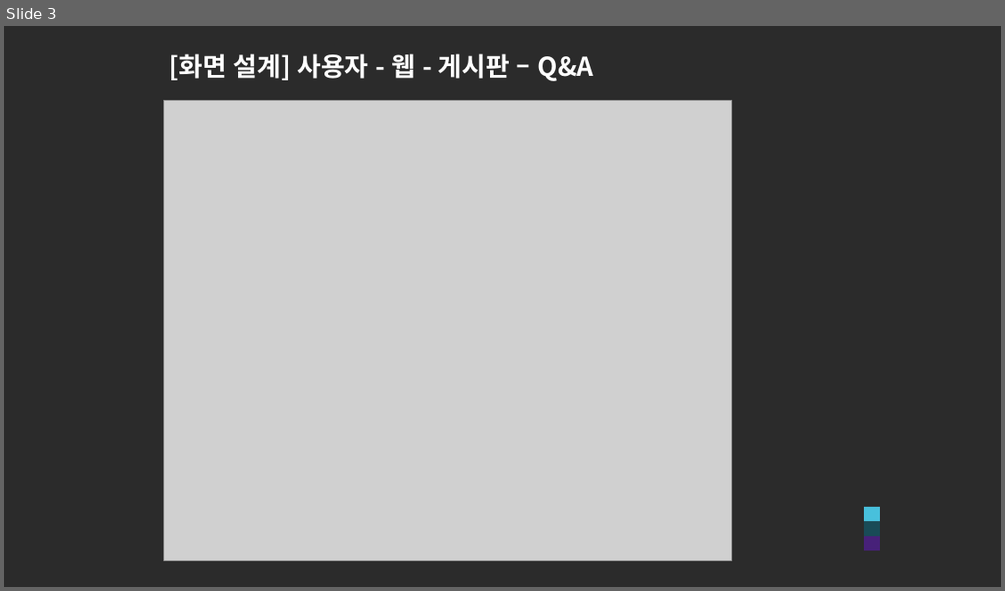
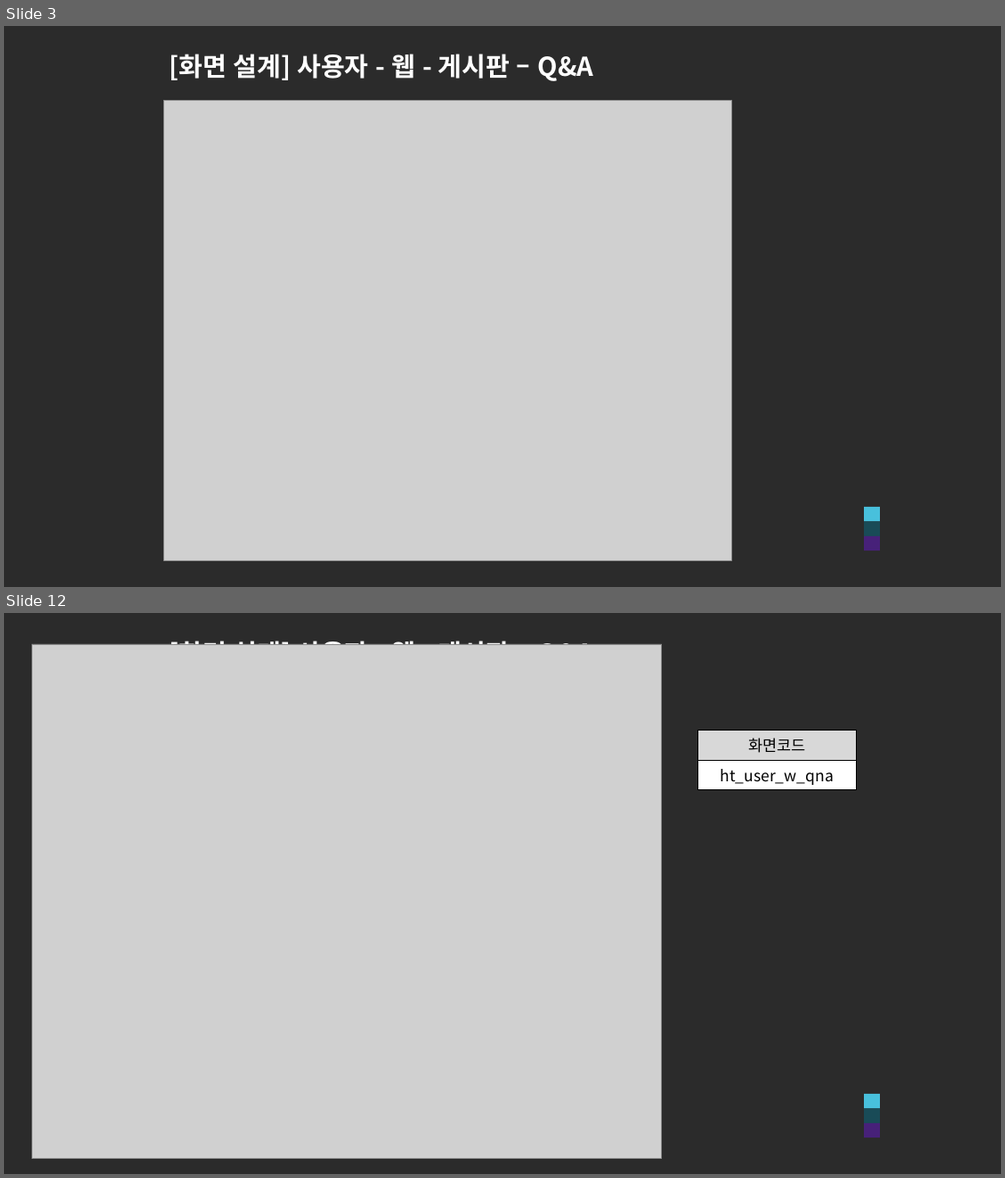
Before and after one commit to ezenteam2/e-Zone, a slide deck: 0 발표용 파워포인트/0424 4차발표/0424 project05 - 파워포인트 - 현태.pptx. Shown one above the other, each under a label of ours: slide 3 before the commit, slides 3 and 12 after it; the slides between them are not shown. The pictures are 1005x591 and 1005x1178 pixels, drawn with LibreOffice and Linux fonts; fonts in the diff are those of the drawing; grey boxes stand for pictures; background and template pictures are left out; a plain dark background stands for a picture behind light text. Boxes give left, top, right and bottom in pixels: in the first picture for what was removed or moved away, otherwise in the second. Text is boxed around its words. In the diff, an @@ line names an element or a change of style, - is before the commit and + after.

```diff
--- a/0 발표용 파워포인트/0424 4차발표/0424 project05 - 파워포인트 - 현태.pptx
+++ b/0 발표용 파워포인트/0424 4차발표/0424 project05 - 파워포인트 - 현태.pptx
@@ slide 12 added at <box>4,613,1001,1174</box>, background picture (left out) @@
@@ title added at <box>169,637,594,645</box>, 25 pt, text #FFFFFF, bold @@
+[화면 설계] 사용자 - 웹 - 게시판 – Q&A
@@ picture added at <box>32,644,662,1159</box> @@
@@ table added at <box>697,730,857,788</box>, 2 rows, 1 columns @@
+화면코드
+ht_user_w_qna
@@ rectangle added at <box>864,1094,880,1109</box>, fill #48C0DC @@
@@ rectangle added at <box>864,1108,880,1123</box>, fill #194B57 @@
@@ rectangle added at <box>864,1123,880,1138</box>, fill #472179 @@
```
Also in this commit, not shown: 12 other slides added, 1 other file.
